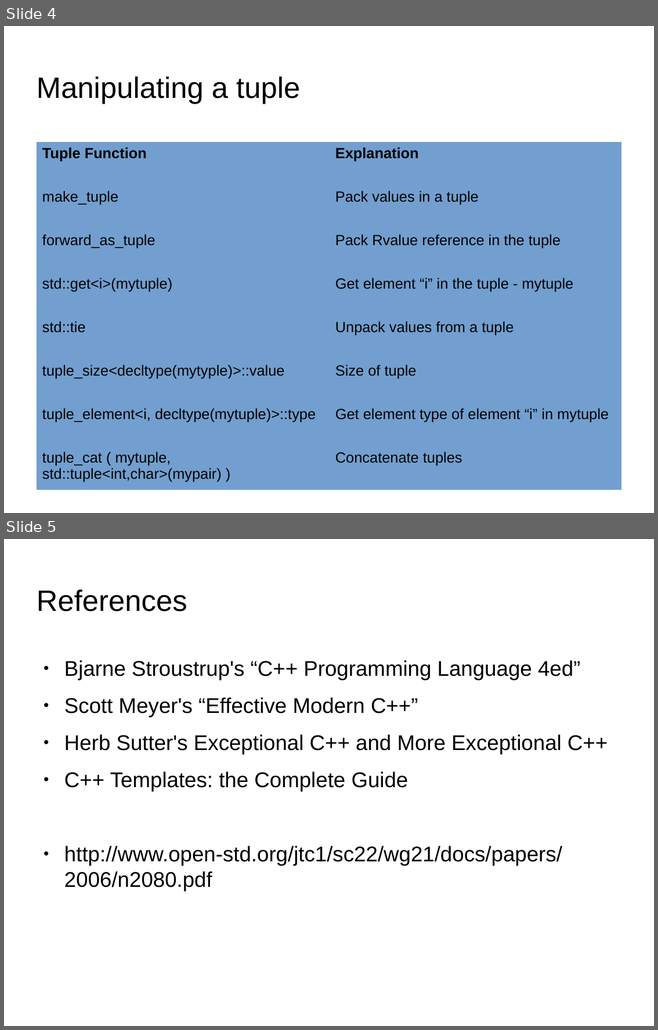
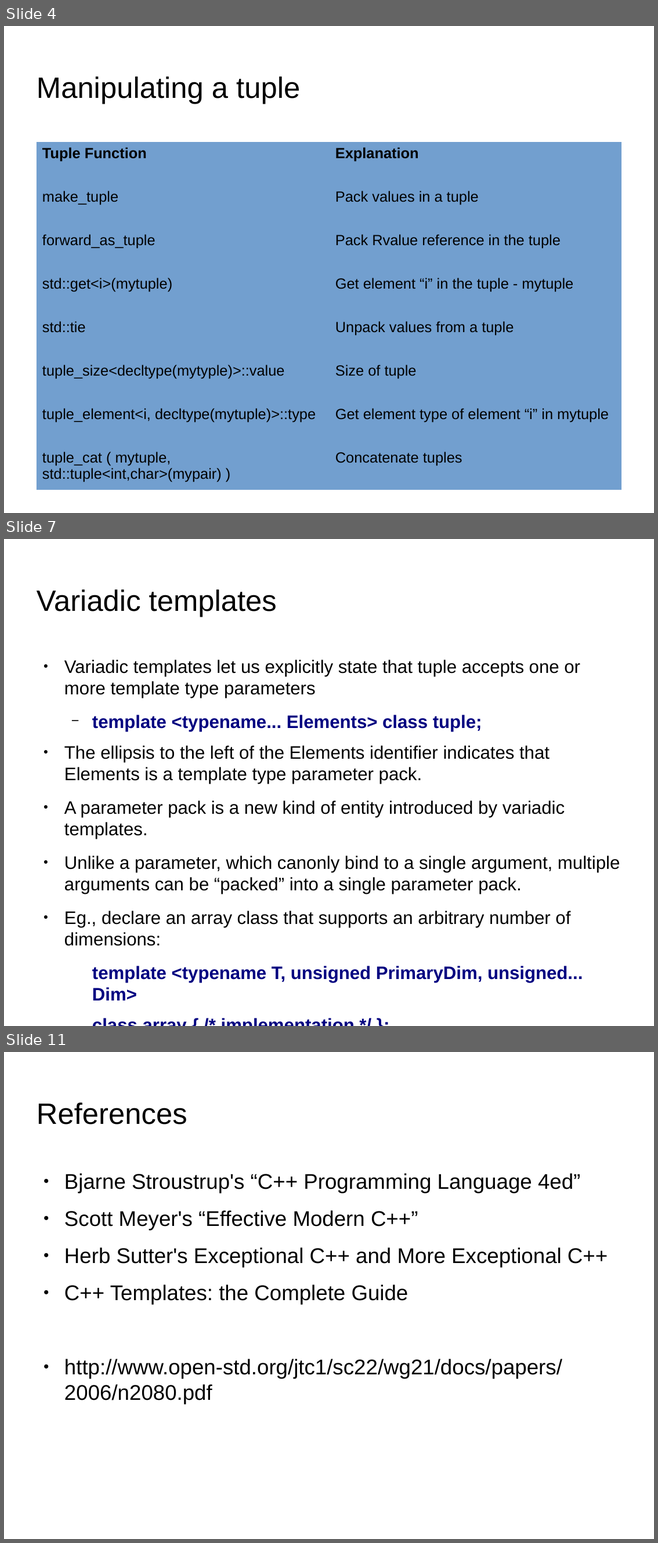
Before and after one commit to kks32/cpp-software-development, a slide deck: Ex18_Variadic_Templates/Ex18_Variadic_Templates.odp. Shown one above the other, each under a label of ours: slides 4 and 5 before the commit, slides 4, 7 and 11 after it; the slides between them are not shown. The pictures are 658x1030 and 658x1543 pixels, drawn with LibreOffice and Linux fonts; fonts in the diff are those of the drawing; background and template pictures are left out. Boxes give left, top, right and bottom in pixels: in the first picture for what was removed or moved away, otherwise in the second. Text is boxed around its words. In the diff, an @@ line names an element or a change of style, - is before the commit and + after.

Commit message:
Variadic template example

```diff
--- a/Ex18_Variadic_Templates/Ex18_Variadic_Templates.odp
+++ b/Ex18_Variadic_Templates/Ex18_Variadic_Templates.odp
@@ slide 7 added at bbox=[4, 539, 654, 1026], background picture (left out) @@
@@ title added at bbox=[36, 589, 277, 617], 36 pt, text #000000 @@
+Variadic templates
@@ text added at bbox=[64, 660, 619, 983], 22.1 pt, text #000000 @@
+● Variadic templates let us explicitly state that tuple accepts one or more template type parameters
+  − template <typename... Elements> class tuple;
+● The ellipsis to the left of the Elements identifier indicates that Elements is a template type parameter pack.
+● A parameter pack is a new kind of entity introduced by variadic templates.
+● Unlike a parameter, which canonly bind to a single argument, multiple arguments can be “packed” into a single parameter pack.
+● Eg., declare an array class that supports an arbitrary number of dimensions:
+  template <typename T, unsigned PrimaryDim, unsigned... Dim>
+  class array { /* implementation */ };
+  array<double, 3, 3> rotation_matrix; // 3 x 3 matrix
@@ what was slide 5 is now slide 11 @@
```
Also in this commit, not shown: 5 other slides added, 2 other files.
